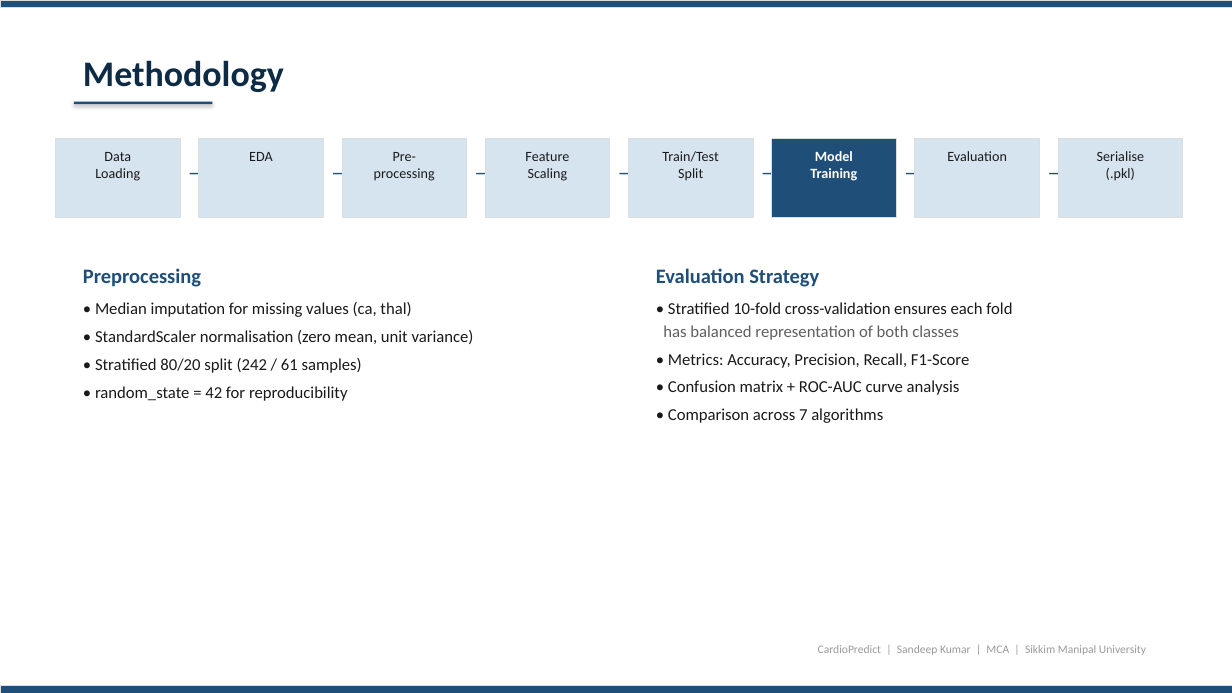
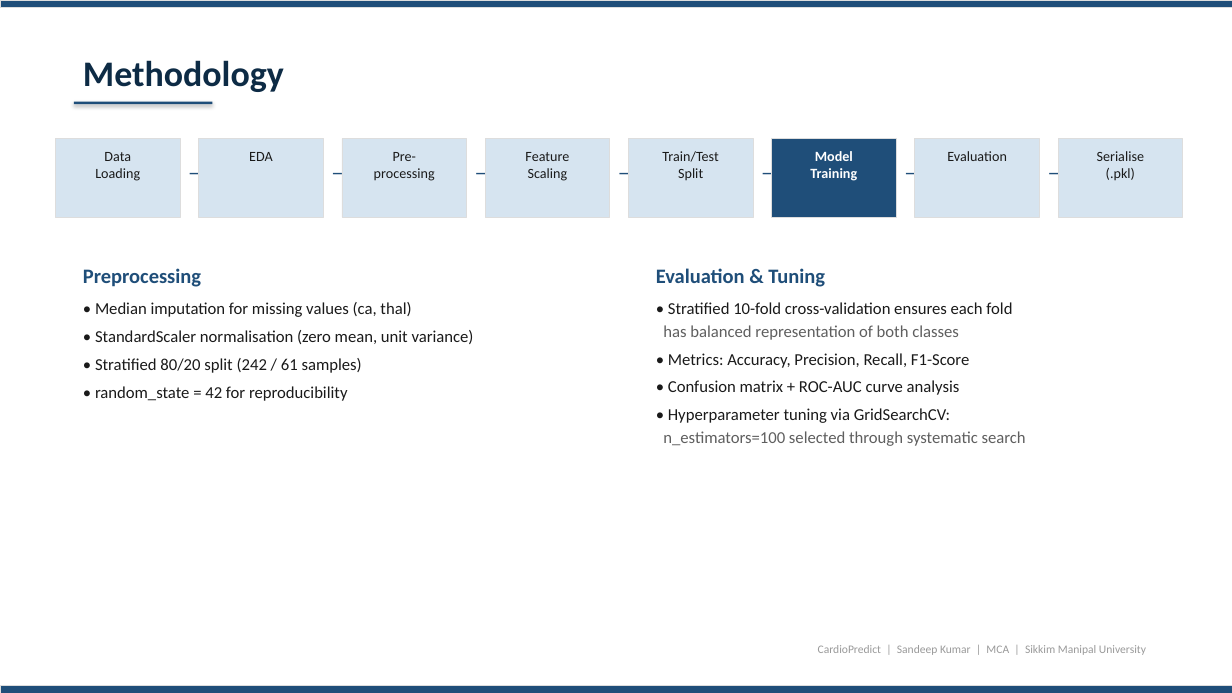
Before and after one commit to sandeeep-kr/HeartDiseaseProject, a slide deck: slide 6 of CardioPredict_Presentation.pptx. Drawn at 1232x693 pixels with LibreOffice and Linux fonts; fonts in the diff are those of the drawing. Boxes give left, top, right and bottom in pixels: in the first picture for what was removed or moved away, otherwise in the second. Text is boxed around its words. In the diff, an @@ line names an element or a change of style, - is before the commit and + after.

Commit message:
Defense-ready PPT: 80% baseline, GridSearchCV, high-contrast CM, Docker callout, Security highlight

```diff
--- a/CardioPredict_Presentation.pptx
+++ b/CardioPredict_Presentation.pptx
@@ text at <box>656,268,825,287</box>: text changed @@
-Evaluation Strategy
+Evaluation & Tuning
@@ text at <box>663,408,1026,446</box>: text changed; text colour #1A1A1A to #5F5F5F @@
-• Comparison across 7 algorithms
+• Hyperparameter tuning via GridSearchCV:
+n_estimators=100 selected through systematic search
```
Also in this commit, not shown: 4 other slides changed.
